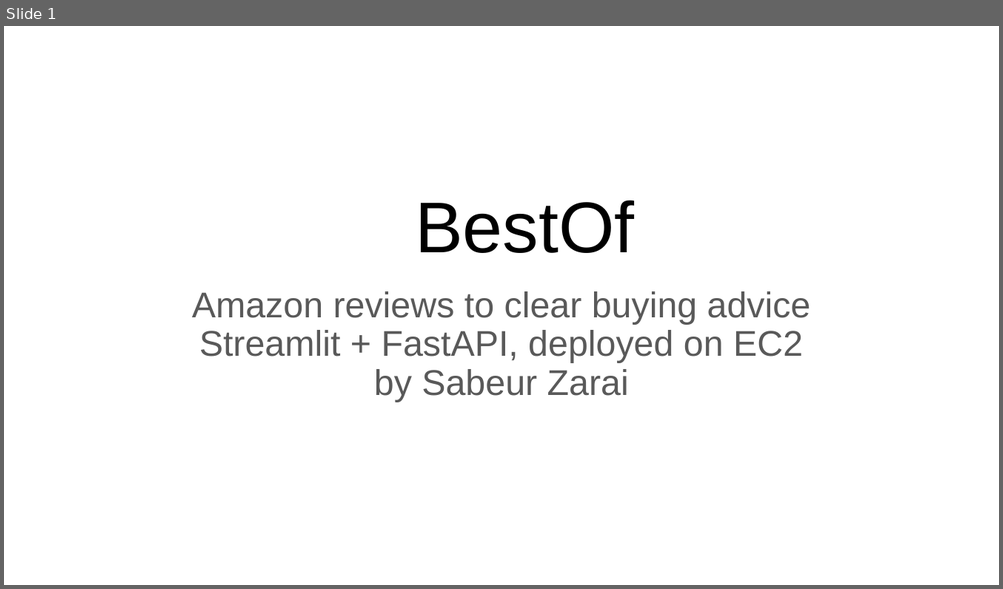
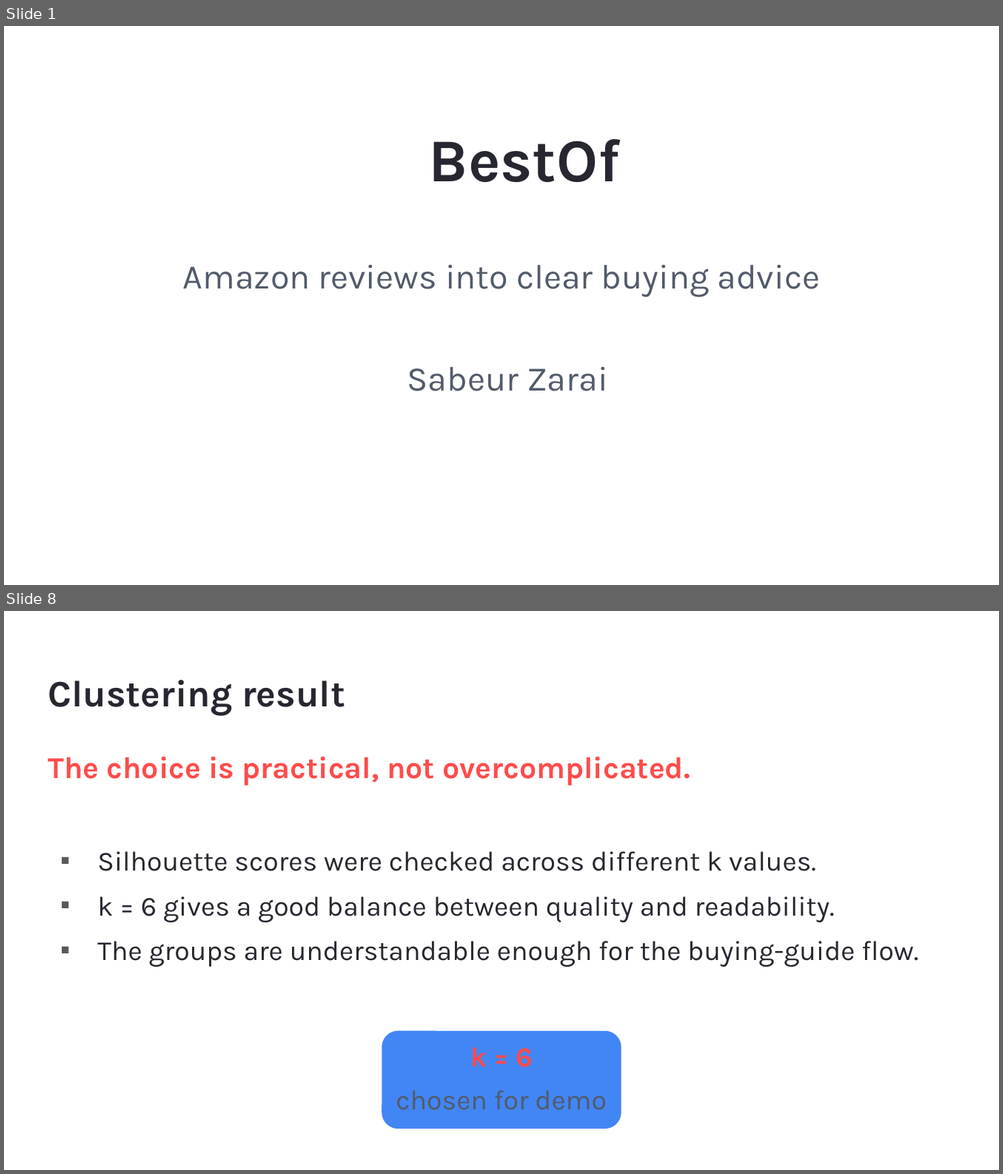
Before and after one commit to sabeurzarai/BestOf, a slide deck: BestOf_presentation.pptx. Shown one above the other, each under a label of ours: slide 1 before the commit, slides 1 and 8 after it; the slides between them are not shown. The pictures are 1003x589 and 1003x1174 pixels, drawn with LibreOffice and Linux fonts; fonts in the diff are those of the drawing. Boxes give left, top, right and bottom in pixels: in the first picture for what was removed or moved away, otherwise in the second. Text is boxed around its words. In the diff, an @@ line names an element or a change of style, - is before the commit and + after.

```diff
--- a/BestOf_presentation.pptx
+++ b/BestOf_presentation.pptx
@@ slide 8 added at box(4, 611, 999, 1170), background #FFFFFF @@
@@ title added at box(48, 680, 345, 715), 27 pt, text #262730, bold @@
+Clustering result
@@ text added at box(48, 757, 918, 967), 20 pt, text #262730 @@
+The choice is practical, not overcomplicated.
+▪ Silhouette scores were checked across different k values.
+▪ k = 6 gives a good balance between quality and readability.
+▪ The groups are understandable enough for the buying-guide flow.
@@ rounded rectangle added at box(382, 1032, 622, 1129), fill #4285F4, 20 pt, text #525B69 @@
+k = 6
+chosen for demo
@@ slide 1 changed as well @@
@@ title "BestOf" at box(429, 139, 620, 182): size 52 to 44 pt, font Arial to Karla, text colour #000000 to #262730, bold on; more space between paragraphs; vertical alignment bottom to top @@
@@ subtitle at box(183, 265, 820, 392): text changed; size 25.9 to 25 pt; font Arial to Karla; text colour #595959 to #525B69 @@
-Amazon reviews to clear buying advice
-Streamlit + FastAPI, deployed on EC2
-by Sabeur Zarai
+Amazon reviews into clear buying advice
+Sabeur Zarai
```
Also in this commit, not shown: 10 other slides added, 12 slides removed, 5 other files.
